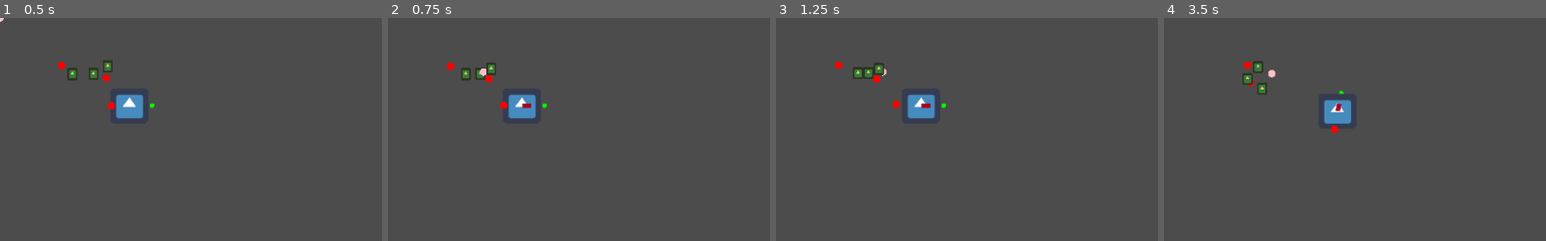
Above: before the commit, frames 1-4 (left to right).
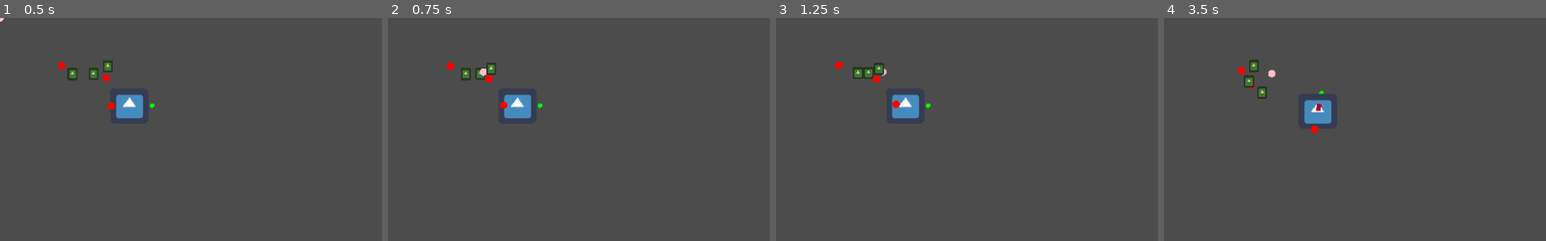
Above: after the commit, the same moments.

Repository: Cartogy/GWJ24
Game: Godot game, scene res://Scenes/test.tscn
Same seed, same stepped clock (60 frames per second), same inputs: the game is played once before the commit and once after it. The project has no main scene, so this scene is started directly. The engine's default icon, where the game draws it, is replaced by a stand-in: a white triangle on a blue panel in a dark square.
Inputs (mouse positions are % of the whole screen's width and height, from its top left):
- Up to frame 1 (0.5 s): no input
- Up to frame 2 (0.75 s): move the mouse to (72, 45) at 0.52 s; hold Right (ui_right) from 0.53 s (still down); hold T (chick_cmd) from 0.53 s (still down)
- Up to frame 3 (1.25 s): keep holding Right (ui_right); keep holding T (chick_cmd)
- Up to frame 4 (3.5 s): tap Enter at 1.25 s; move the mouse to (30, 55) at 1.27 s; release Right (ui_right) at 1.28 s; release T (chick_cmd) at 1.28 s; hold Down (ui_down) 1.28-2.03 s; tap G (duck_cmd) at 1.35 s; move the mouse to (60, 28) at 2.02 s; hold Right (ui_right) 2.03-2.78 s; hold M (follow_cmd) 2.03-2.78 s; move the mouse to (45, 70) at 2.77 s; hold Up (ui_up) from 2.78 s (still down); click (45, 70) at 2.85 s
The pictures show only the part of the screen within x 0-50%, y 0-50%; the shares and areas given below are measured in that part.

Frame 1 is identical in both runs. In frame 2, 0.5% of the frame differs, in the area x 30-42%, y 34-46%; in frame 3, 1.0%; in frame 4, 1.9%, in the area x 19-49%, y 18-52%.

Commit message:
Fixed duck moving on its own when switching to chick control

Diff:
--- a/Scenes/Duck/duck.gd
+++ b/Scenes/Duck/duck.gd
@@ -4,8 +4,8 @@
 export (int) var radius
 export (float) var steering
 
-var forward_direction = Vector2(1, 0)
-var desired_direction = Vector2.ZERO
+var forward_direction = Vector2(1, 0)	# Forward vector of the duck
+var desired_direction = Vector2.ZERO	# Direction to move towards
 
 var gap_per_chick = 2
 
@@ -39,3 +39,7 @@
 
 func _on_DuckMovement_give_desired_direction(dir):
 	desired_direction = dir
+
+
+func _on_DuckMovement_stop_moving():
+	desired_direction = Vector2.ZERO
--- a/Scenes/PlayerController/duck_controller.gd
+++ b/Scenes/PlayerController/duck_controller.gd
@@ -1,11 +1,13 @@
 extends "../StateMachine/state.gd"
 
 signal give_desired_direction(dir)
+signal stop_moving
 
 func enter():
 	print("ENtering Duck Movement")
 
 func exit():
+	emit_signal("stop_moving")
 	print("Leaving duck movement")
 
 func update(delta):
--- a/Scenes/test.tscn
+++ b/Scenes/test.tscn
@@ -33,6 +33,7 @@
 duck_path = NodePath("../Duck")
 [connection signal="change_flock_state" from="PlayerController" to="FlockManager" method="_on_PlayerController_change_flock_state"]
 [connection signal="give_desired_direction" from="PlayerController/StateMachine/DuckMovement" to="Duck" method="_on_DuckMovement_give_desired_direction"]
+[connection signal="stop_moving" from="PlayerController/StateMachine/DuckMovement" to="Duck" method="_on_DuckMovement_stop_moving"]
 [connection signal="calculate_flock_center_average" from="PlayerController/StateMachine/ChickHordeMovement" to="FlockManager" method="_on_ChickHordeMovement_calculate_flock_center_average"]
 [connection signal="update_flock_center" from="PlayerController/StateMachine/ChickHordeMovement" to="FlockManager" method="_on_ChickHordeMovement_update_flock_center"]
 
